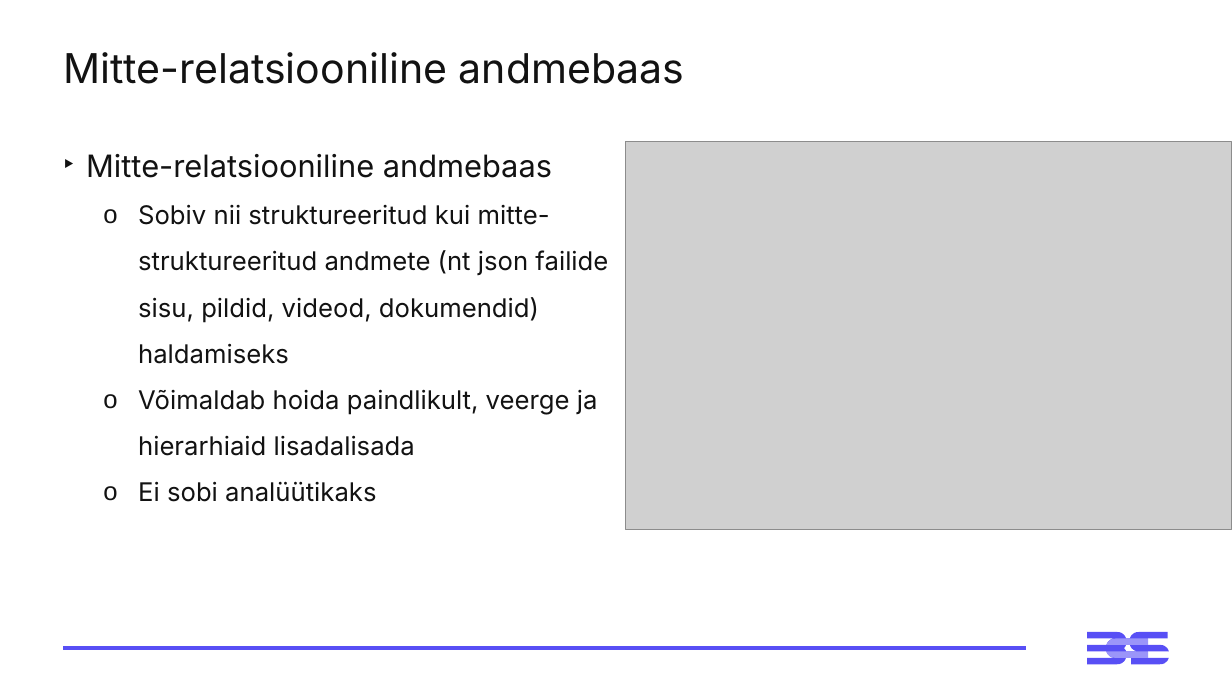
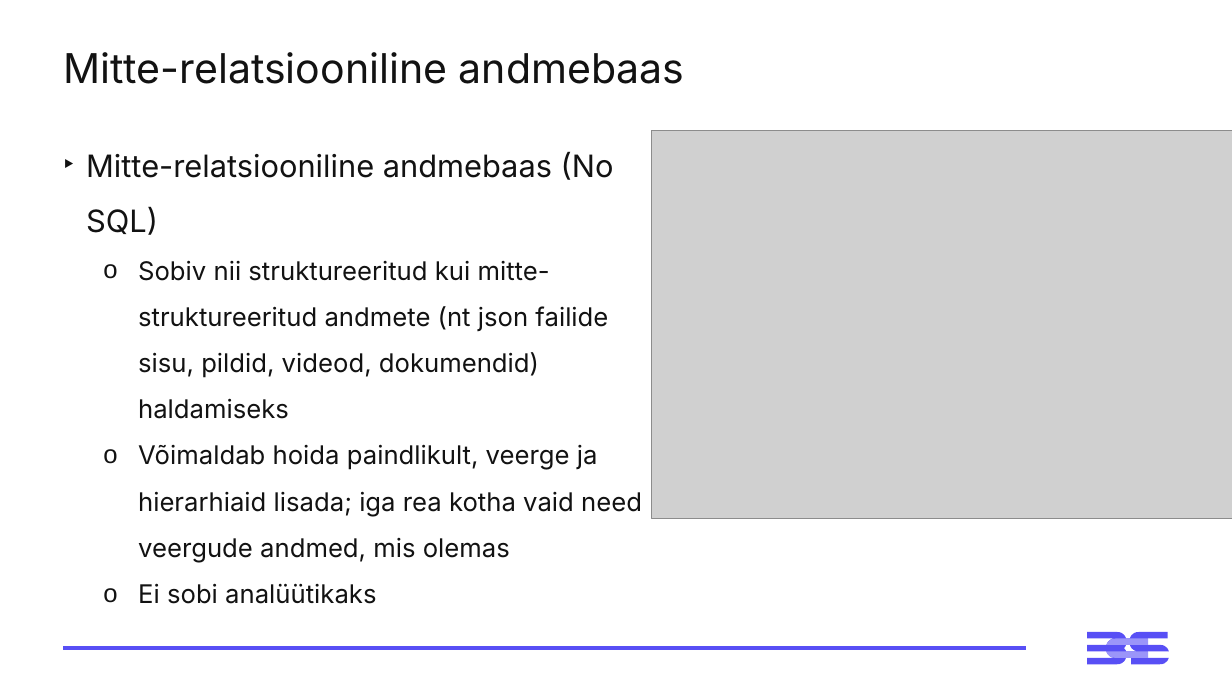
Before and after one commit to emilieabel/andmetarkus, a slide deck: slide 8 of Materjalid/Day6 SQL/6-paev-andmetarkus-esitlus.pptx. Drawn at 1232x693 pixels with LibreOffice and Linux fonts; fonts in the diff are those of the drawing; grey boxes stand for pictures. Boxes give left, top, right and bottom in pixels: in the first picture for what was removed or moved away, otherwise in the second. Text is boxed around its words. In the diff, an @@ line names an element or a change of style, - is before the commit and + after.

```diff
--- a/Materjalid/Day6 SQL/6-paev-andmetarkus-esitlus.pptx
+++ b/Materjalid/Day6 SQL/6-paev-andmetarkus-esitlus.pptx
@@ picture resized from (x1=626, y1=141, x2=1232, y2=530) to (x1=652, y1=130, x2=1232, y2=518) @@
@@ text at (x1=86, y1=151, x2=614, y2=235): text changed @@
-‣ Mitte-relatsiooniline andmebaas
+‣ Mitte-relatsiooniline andmebaas (No SQL)
@@ text at (x1=138, y1=444, x2=642, y2=562): text changed @@
-  o Võimaldab hoida paindlikult, veerge ja hierarhiaid lisadalisada
+  o Võimaldab hoida paindlikult, veerge ja hierarhiaid lisada; iga rea kotha vaid need veergude andmed, mis olemas
```
Also in this commit, not shown: 8 other slides changed, 3 other files.
